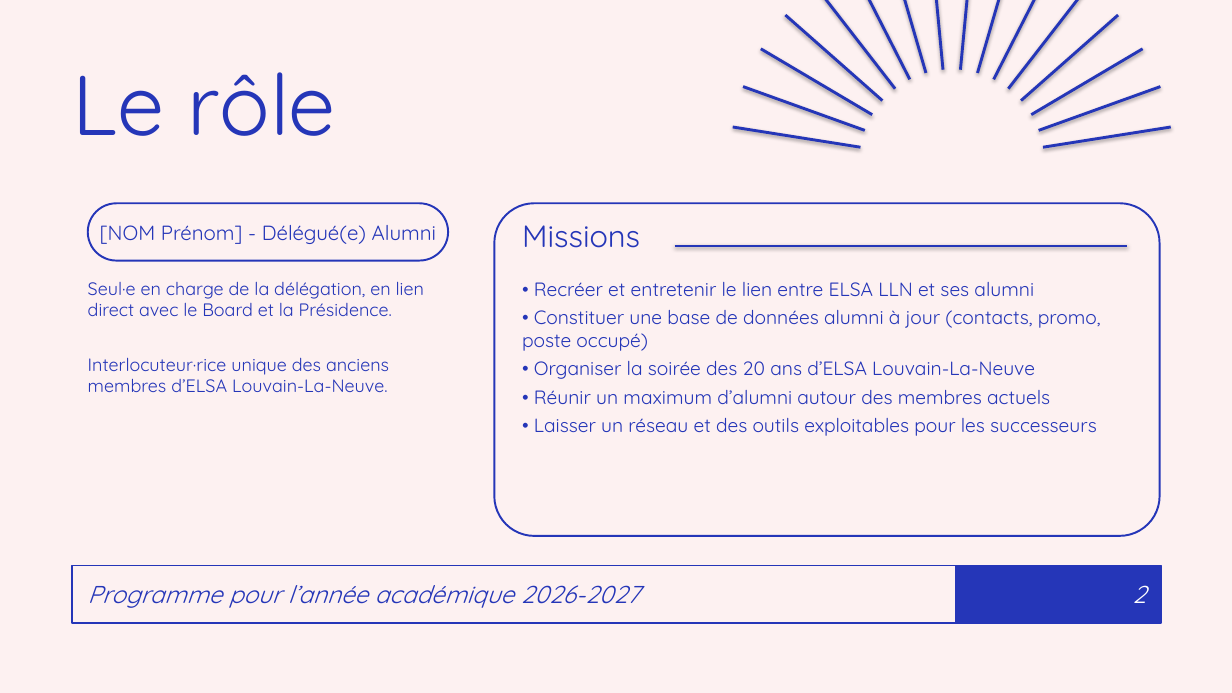
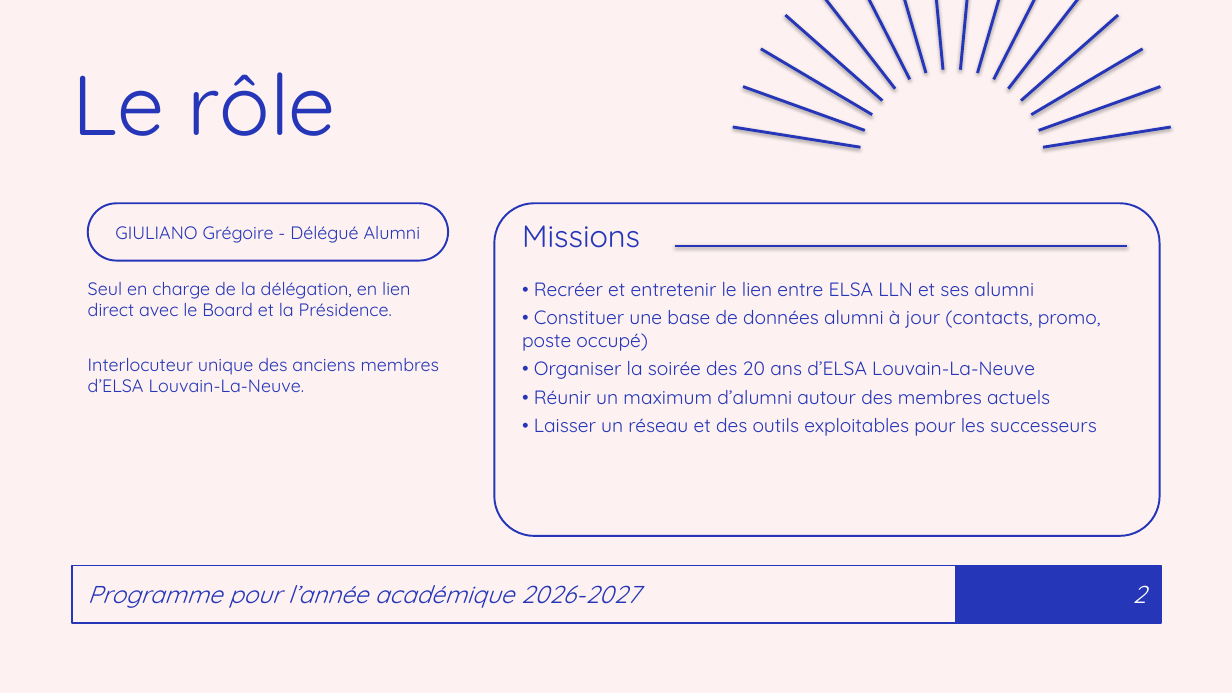
Before and after one commit to skamer666/Falx, a slide deck: slide 2 of OYOP/OYOP_Alumni_2026-2027.pptx. Drawn at 1232x693 pixels with LibreOffice and Linux fonts; fonts in the diff are those of the drawing. Boxes give left, top, right and bottom in pixels: in the first picture for what was removed or moved away, otherwise in the second. Text is boxed around its words. In the diff, an @@ line names an element or a change of style, - is before the commit and + after.

```diff
--- a/OYOP/OYOP_Alumni_2026-2027.pptx
+++ b/OYOP/OYOP_Alumni_2026-2027.pptx
@@ text at [115, 226, 421, 243]: text changed; size 16 to 14 pt @@
-[NOM Prénom] - Délégué(e) Alumni
+GIULIANO Grégoire - Délégué Alumni
@@ text at [88, 282, 440, 392]: text changed @@
-Seul·e en charge de la délégation, en lien direct avec le Board et la Présidence.
-Interlocuteur·rice unique des anciens membres d’ELSA Louvain-La-Neuve.
+Seul en charge de la délégation, en lien direct avec le Board et la Présidence.
+Interlocuteur unique des anciens membres d’ELSA Louvain-La-Neuve.
```
Also in this commit, not shown: 1 other slide changed, 1 other file.
